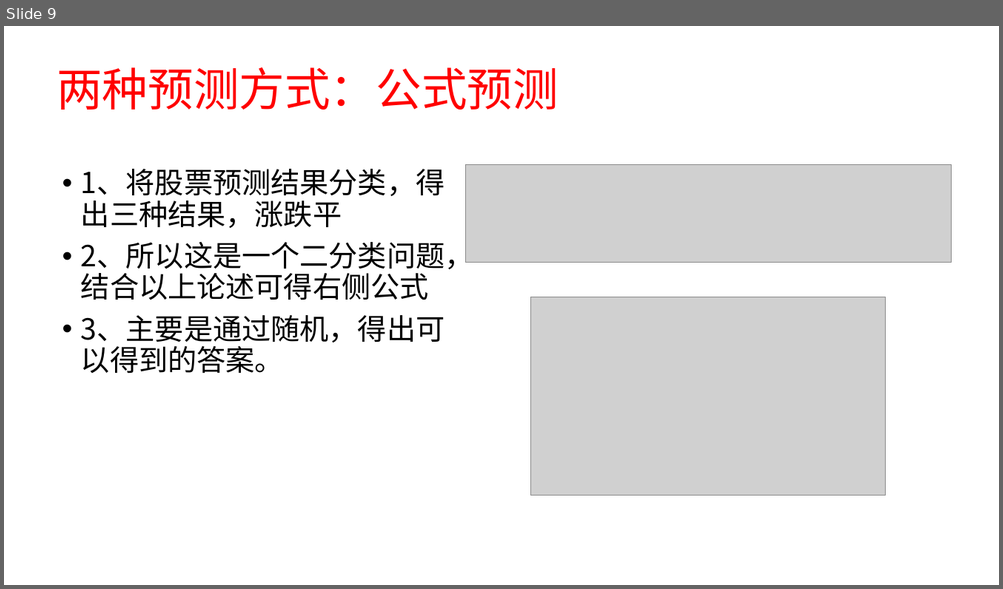
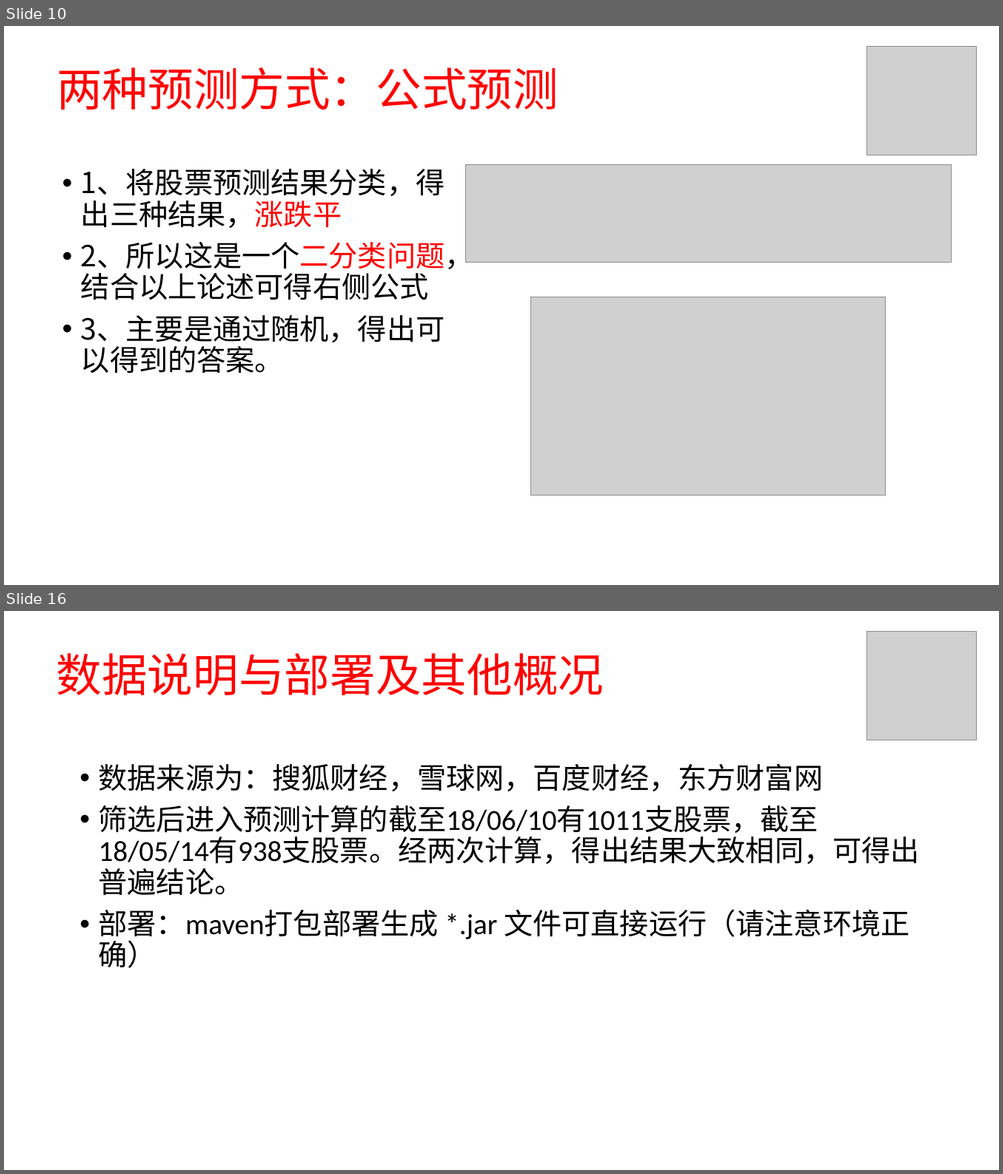
Before and after one commit to xuzj157/StockSyn, a slide deck: doc/股票分析预测系统.pptx. Shown one above the other, each under a label of ours: slide 9 before the commit, slides 10 and 16 after it; the slides between them are not shown. The pictures are 1003x589 and 1003x1174 pixels, drawn with LibreOffice and Linux fonts; fonts in the diff are those of the drawing; grey boxes stand for pictures. Boxes give left, top, right and bottom in pixels: in the first picture for what was removed or moved away, otherwise in the second. Text is boxed around its words. In the diff, an @@ line names an element or a change of style, - is before the commit and + after.

```diff
--- a/doc/股票分析预测系统.pptx
+++ b/doc/股票分析预测系统.pptx
@@ slide 16 added at bbox=[4, 611, 999, 1170], background #FFFFFF @@
@@ picture added at bbox=[867, 631, 977, 740] @@
@@ title added at bbox=[57, 653, 604, 695], 44 pt, text #FF0000 @@
+数据说明与部署及其他概况
@@ text added at bbox=[99, 763, 919, 968], 28 pt, text #000000 @@
+• 数据来源为：搜狐财经，雪球网，百度财经，东方财富网
+• 筛选后进入预测计算的截至18/06/10有1011支股票，截至18/05/14有938支股票。经两次计算，得出结果大致相同，可得出普遍结论。
+• 部署：maven打包部署生成 *.jar 文件可直接运行（请注意环境正确）
@@ what was slide 9 is now slide 10 @@
@@ slide 10 changed as well @@
@@ picture added at bbox=[867, 46, 977, 155] @@
@@ text at bbox=[81, 169, 474, 301]: text colour #000000 to #FF0000 in "1、将股票预测结果分类，得出三种结果，涨跌平", "2、所以这是一个二分类问题，结合以上论述可得右侧公式" @@
```
Also in this commit, not shown: 8 other slides changed, 8 other slides added, 1 other file.
